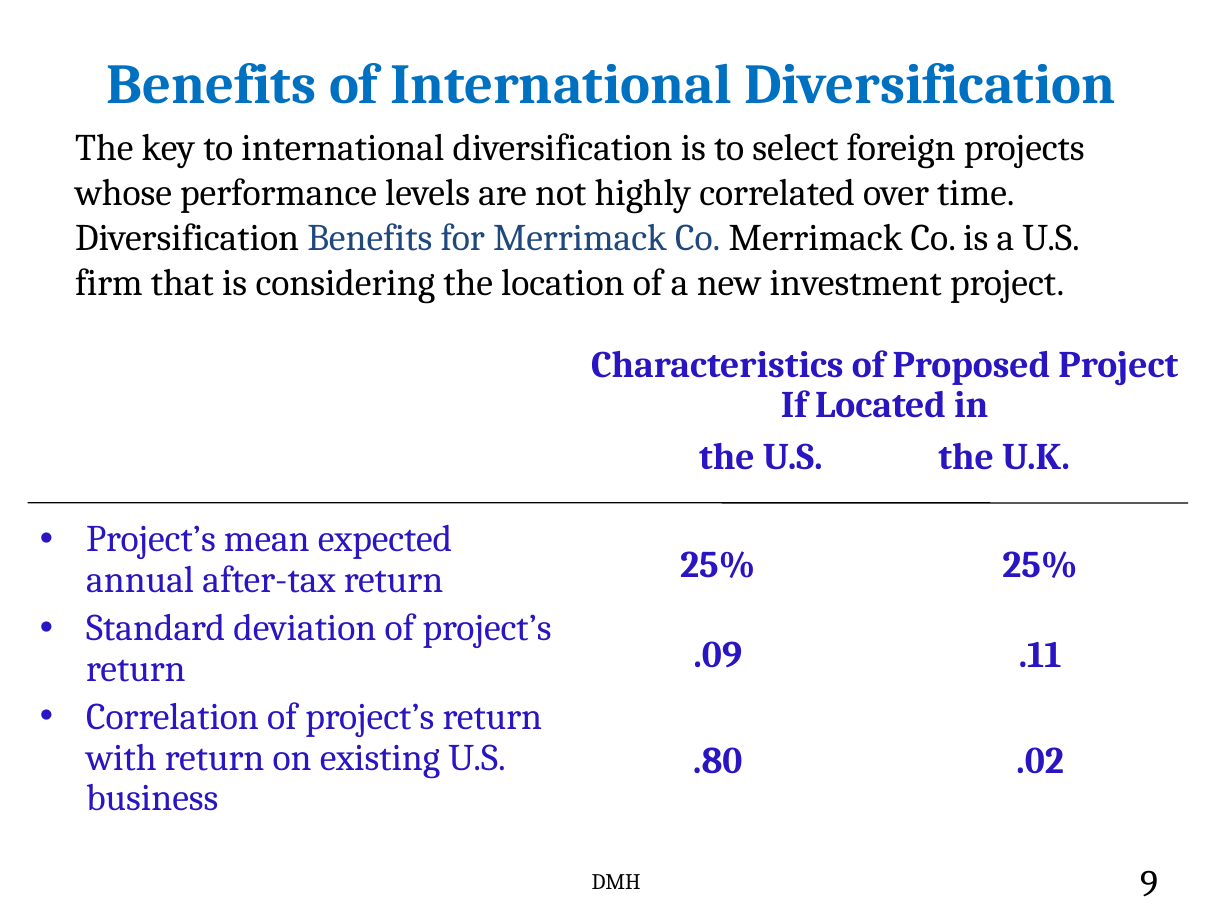
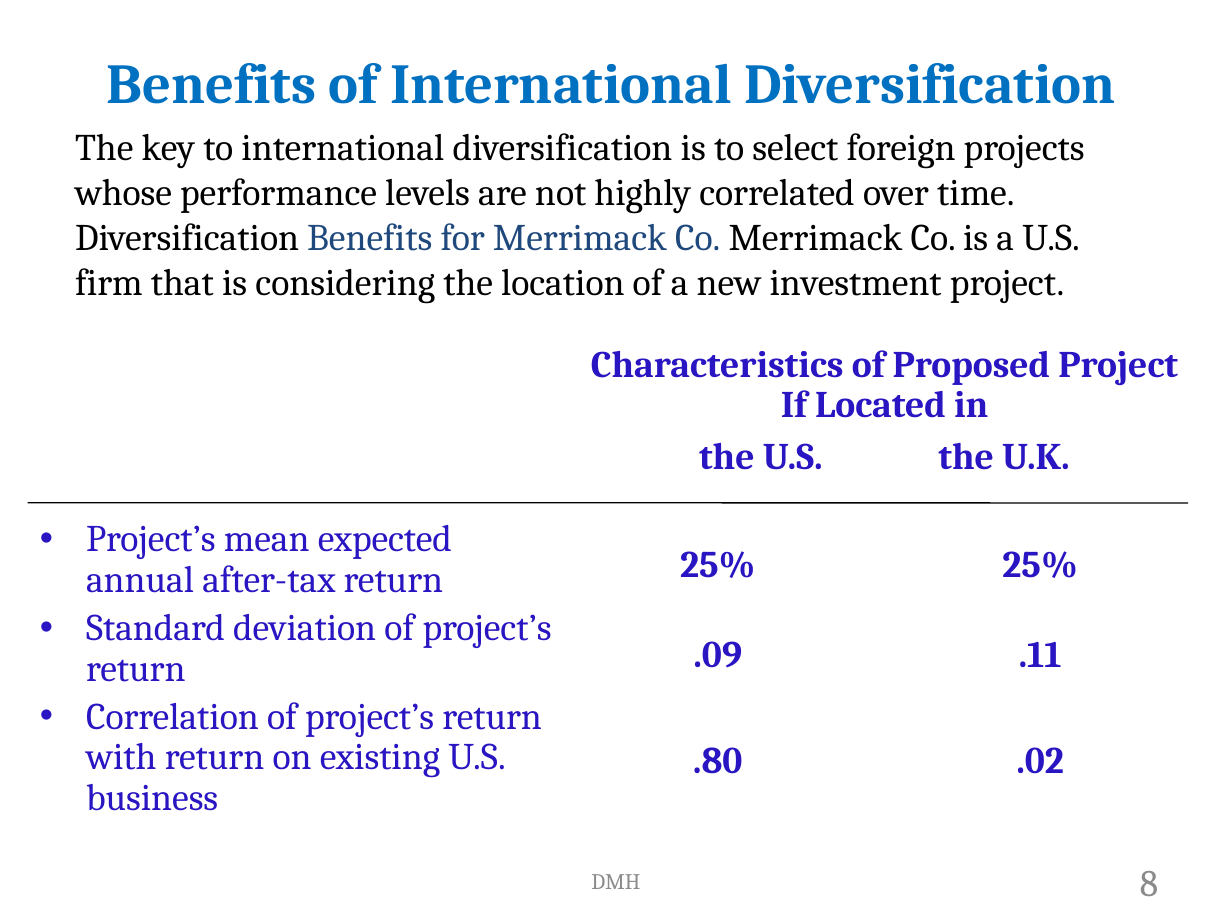
Before and after one commit to shyed2001/Asset-Management-ERP-MBA, a slide deck: slide 8 of 6. Direct Foreign Investment.pptx (slide 9 before the commit). Drawn at 1232x924 pixels with LibreOffice and Linux fonts; fonts in the diff are those of the drawing. Boxes give left, top, right and bottom in pixels: in the first picture for what was removed or moved away, otherwise in the second. Text is boxed around its words. In the diff, an @@ line names an element or a change of style, - is before the commit and + after.

```diff
--- a/6. Direct Foreign Investment.pptx
+++ b/6. Direct Foreign Investment.pptx
@@ text "DMH" at [591,874,640,889]: text colour #000000 to #8B8B8B @@
@@ page number at [1140,871,1158,896]: text changed; text colour #000000 to #8B8B8B @@
-9
+8
```
Also in this commit, not shown: 63 other slides changed, 1 slide removed.
